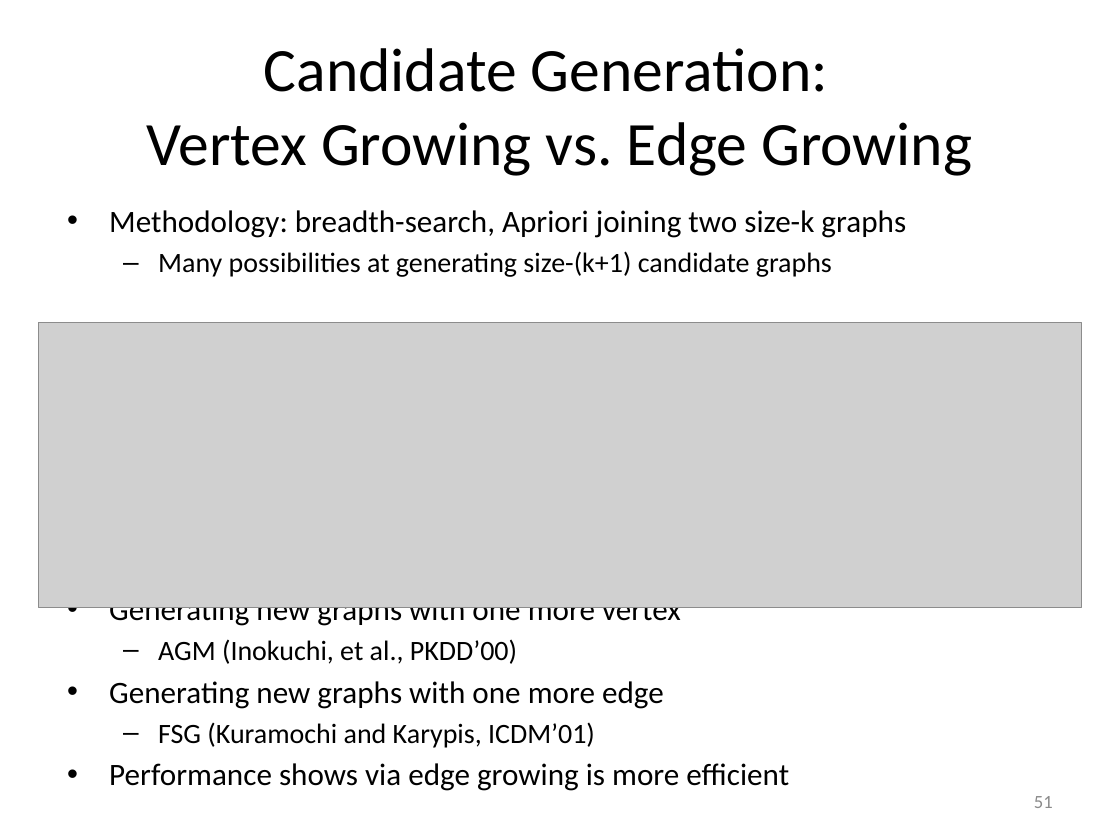
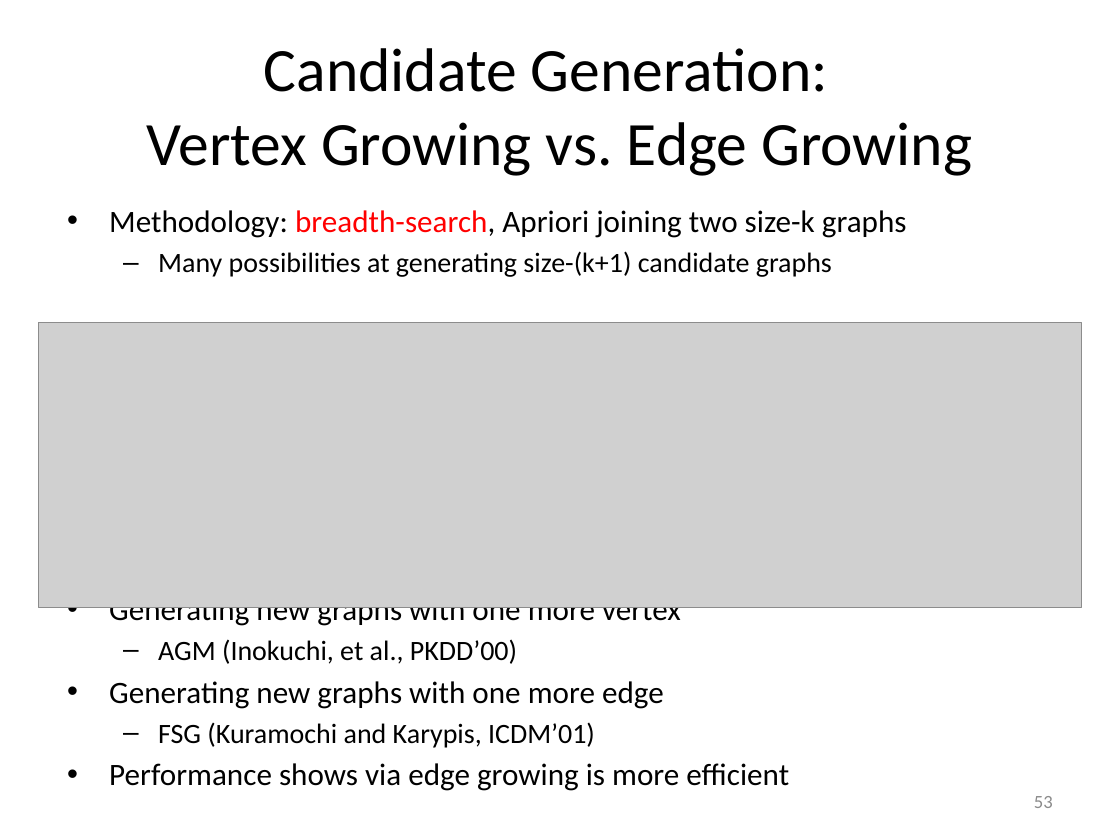
Before and after one commit to mjiang89/mjiang89.github.io, a slide deck: slide 53 of teaching/CS412Summer17-Chapter7.pptx (slide 51 before the commit). Drawn at 1120x840 pixels with LibreOffice and Linux fonts; fonts in the diff are those of the drawing; grey boxes stand for pictures. Boxes give left, top, right and bottom in pixels: in the first picture for what was removed or moved away, otherwise in the second. Text is boxed around its words. In the diff, an @@ line names an element or a change of style, - is before the commit and + after.

```diff
--- a/teaching/CS412Summer17-Chapter7.pptx
+++ b/teaching/CS412Summer17-Chapter7.pptx
@@ text at [109, 210, 907, 238]: text colour #000000 to #FF0000 in "breadth-search," @@
@@ page number at [1034, 796, 1053, 808]: text changed @@
-51
+53
```
Also in this commit, not shown: 20 other slides changed, 2 slides added, 2 other files.
